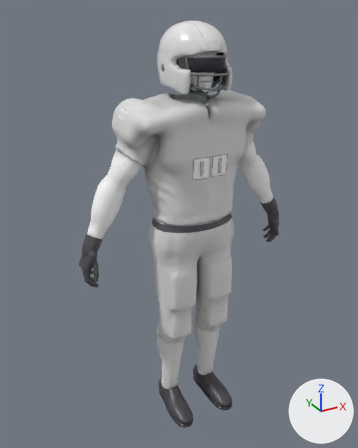
An edit to the glTF model assets/gridiron_player.glb, drawn before and after from the same camera.
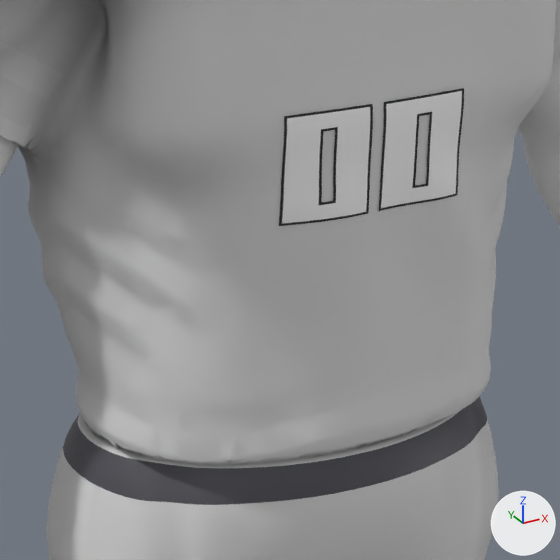
The first picture shows the older version from a camera (50 mm lens) standing at (-1.085, -1.845, 1.964) and looking at (-0.045, 0.045, 1.019). The close-ups show the older and then the newer version on the part from 39% to 69% of the width and 31% to 54% of the height of that picture. Only the edits that show in the close-ups are written down. Every picture has the same lights, and +X, +Y and +Z are marked at lower right. Vertices at exactly the same position are counted once.

In view in the first close-up: 'ArmSleeve', 'Belt', 'Jersey', 'JerseyTrim', 'Numbers', 'Pants', 'PantsStripe', 'Skin'.
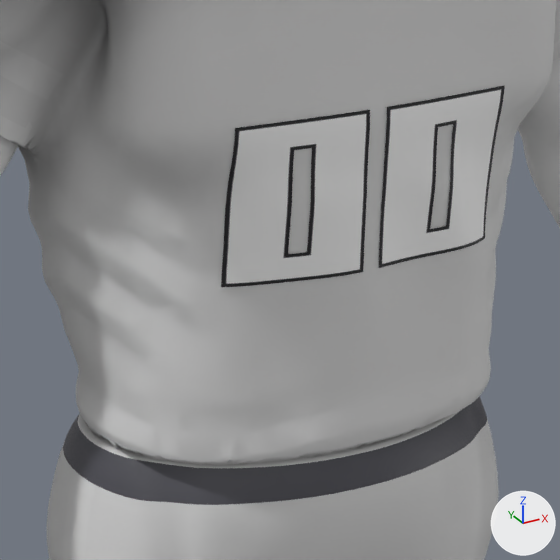
Location of each change, [x1, y1, x2, y2] in pixels of the close-ups (560 x 560 px):
```json
{"part": 1, "of": "me_numbers", "change": "rebuilt", "before": [279, 88, 464, 226], "after": [221, 86, 505, 287], "on screen": "53% wider, 45% taller"}
```

Edits to the scene script, one JSON object a line:
```json
{"block": "me_numbers", "where": "# used by ob_numbers; location = (0.0, 0.0, 0.0)"}
{"op": "remove", "block": "me_numbers", "code": "me_numbers.from_pydata(...)  # 708 vertices, 1216 faces; spans x -0.323..0.323, y -0.152..0.177, z 1.185..1.589"}
{"op": "add", "block": "me_numbers", "code": "me_numbers.from_pydata(...)  # 1632 vertices, 2968 faces; spans x -0.326..0.326, y -0.152..0.177, z 1.14..1.596"}
{"block": "me_numbers", "change": "me_numbers part 1: the loose piece of 255 vertices spanning x -0.095..0.095, y -0.152..-0.136, z 1.265..1.425 is rebuilt with 621 vertices and now spans x -0.143..0.143, y -0.152..-0.113, z 1.198..1.438"}
{"block": "me_numbers", "change": "other edits to the shape of me_numbers do not show in these pictures"}
```
